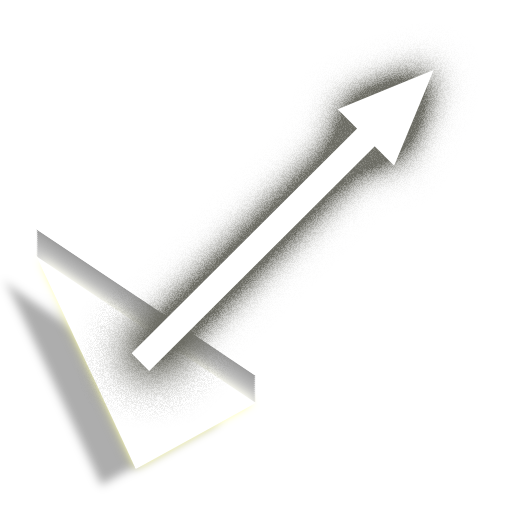
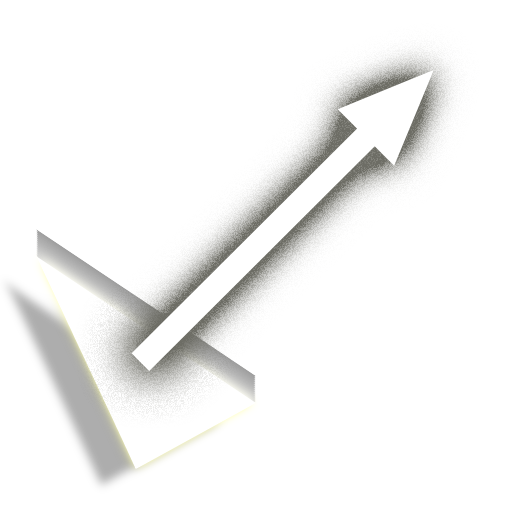
Before/after of a 512 × 512 layered artwork. What changed in the layer stack:
pixels changed over (80, 31, 474, 423) (layer not identified)